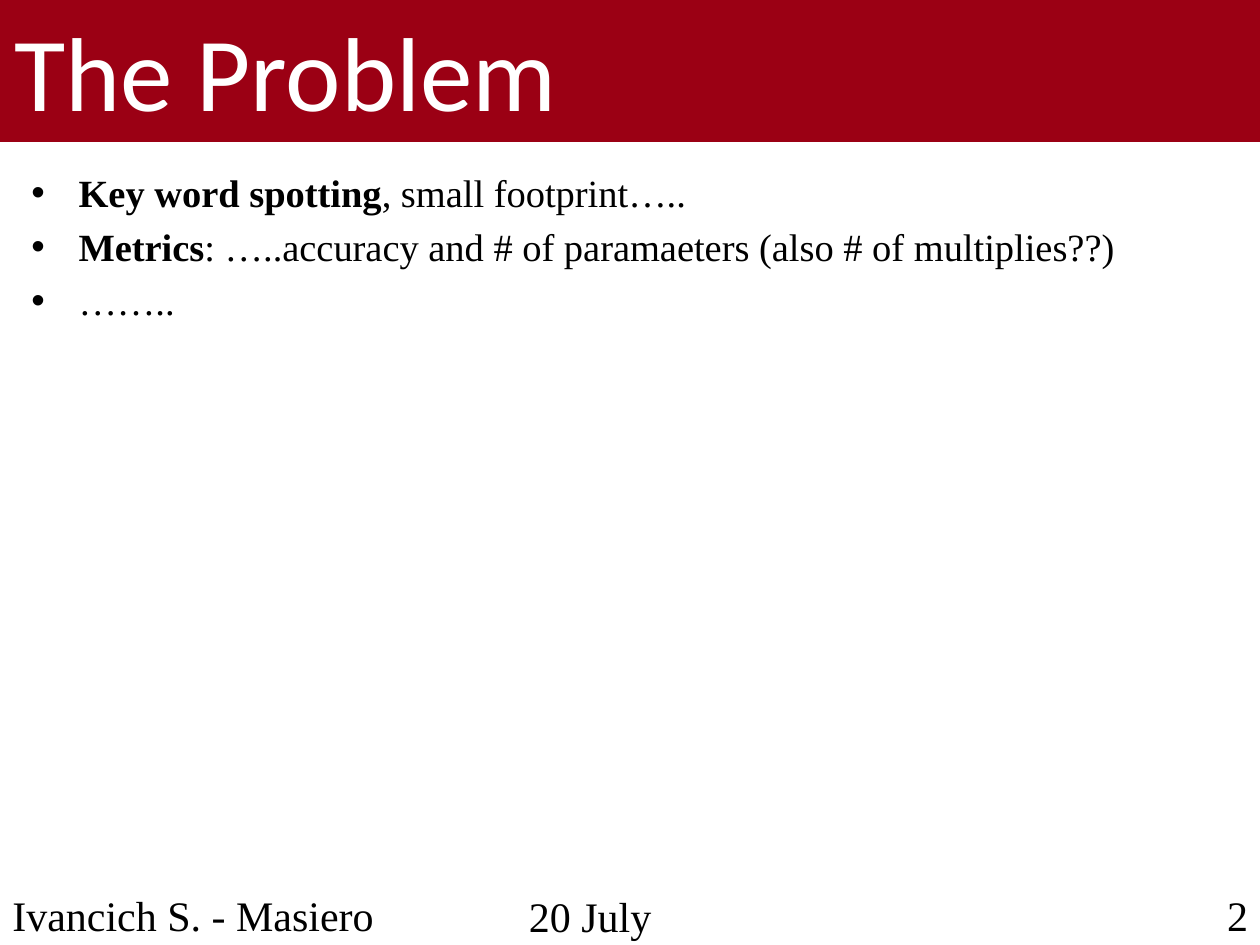
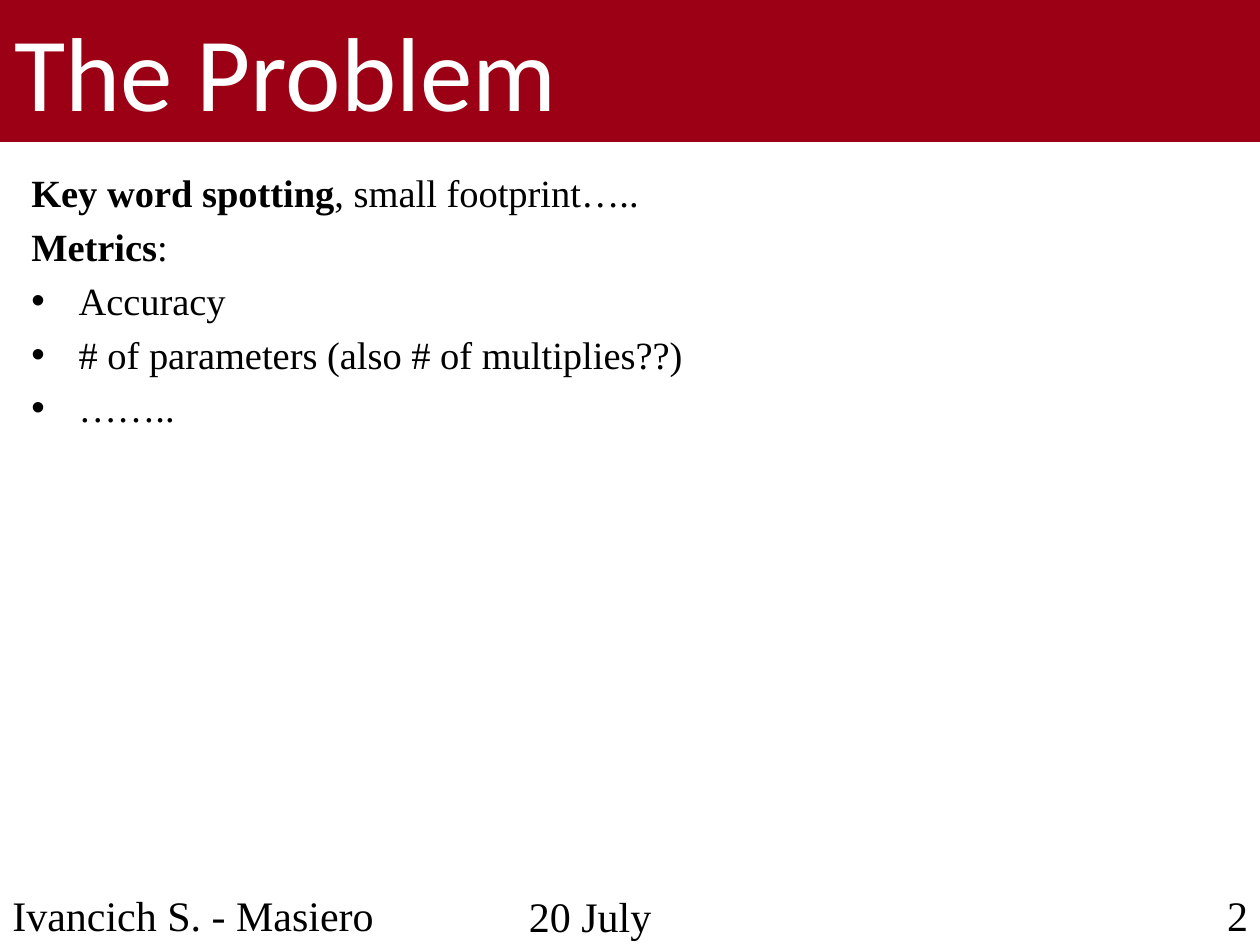
Before and after one commit to ivaste/KeyWordSpotting, a slide deck: slide 3 of Presentation/Presentation.pptx. Drawn at 1260x945 pixels with LibreOffice and Linux fonts; fonts in the diff are those of the drawing; background and template pictures are left out. Boxes give left, top, right and bottom in pixels: in the first picture for what was removed or moved away, otherwise in the second. Text is boxed around its words. In the diff, an @@ line names an element or a change of style, - is before the commit and + after.

```diff
--- a/Presentation/Presentation.pptx
+++ b/Presentation/Presentation.pptx
@@ text at <box>31,180,639,215</box>: bullet • to none @@
@@ text at <box>31,234,683,377</box>: text changed @@
-• Metrics: …..accuracy and # of paramaeters (also # of multiplies??)
+Metrics:
+• Accuracy
+• # of parameters (also # of multiplies??)
```
Also in this commit, not shown: 3 other slides changed.
